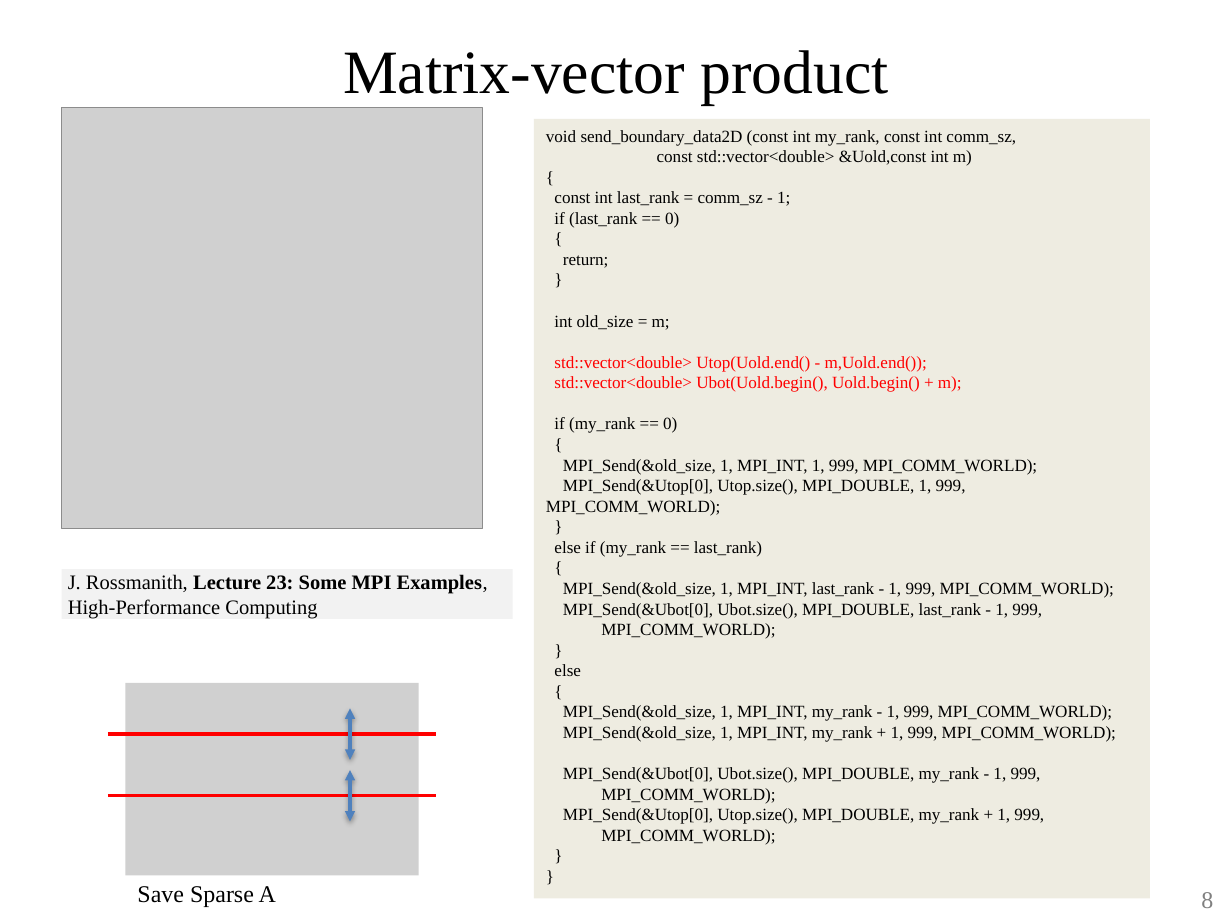
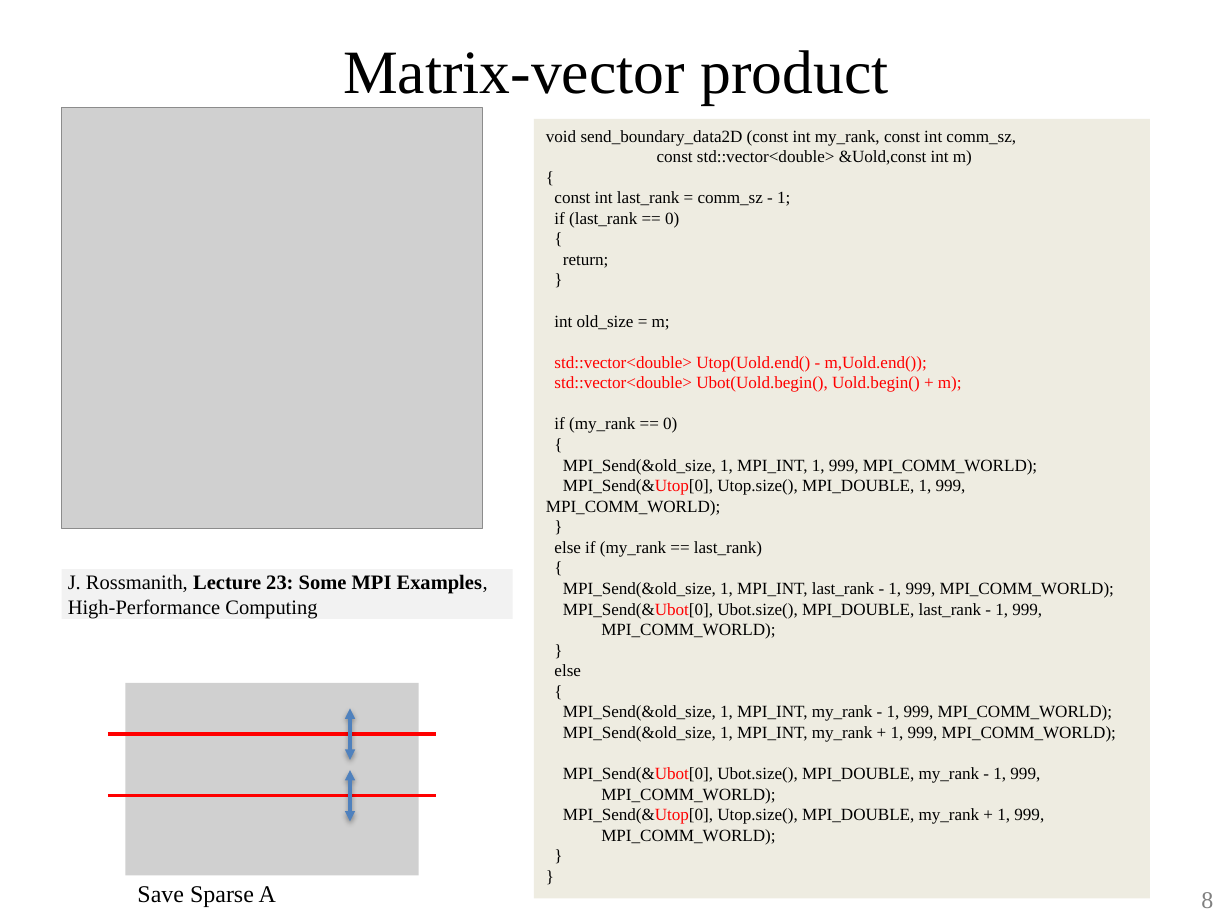
Before and after one commit to ChengHauYang/HPC, a slide deck: slide 8 of final_project/cheng_hau.pptx. Drawn at 1232x924 pixels with LibreOffice and Linux fonts; fonts in the diff are those of the drawing; grey boxes stand for pictures. Boxes give left, top, right and bottom in pixels: in the first picture for what was removed or moved away, otherwise in the second. Text is boxed around its words. In the diff, an @@ line names an element or a change of style, - is before the commit and + after.

```diff
--- a/final_project/cheng_hau.pptx
+++ b/final_project/cheng_hau.pptx
@@ text in rectangle at [546, 479, 1044, 824]: text colour #000000 to #FF0000 in "MPI_Send(&Utop[0],", "MPI_Send(&Ubot[0],", "MPI_Send(&Ubot[0],", "MPI_Send(&Utop[0]," @@
```
Also in this commit, not shown: 1 other slide changed.
